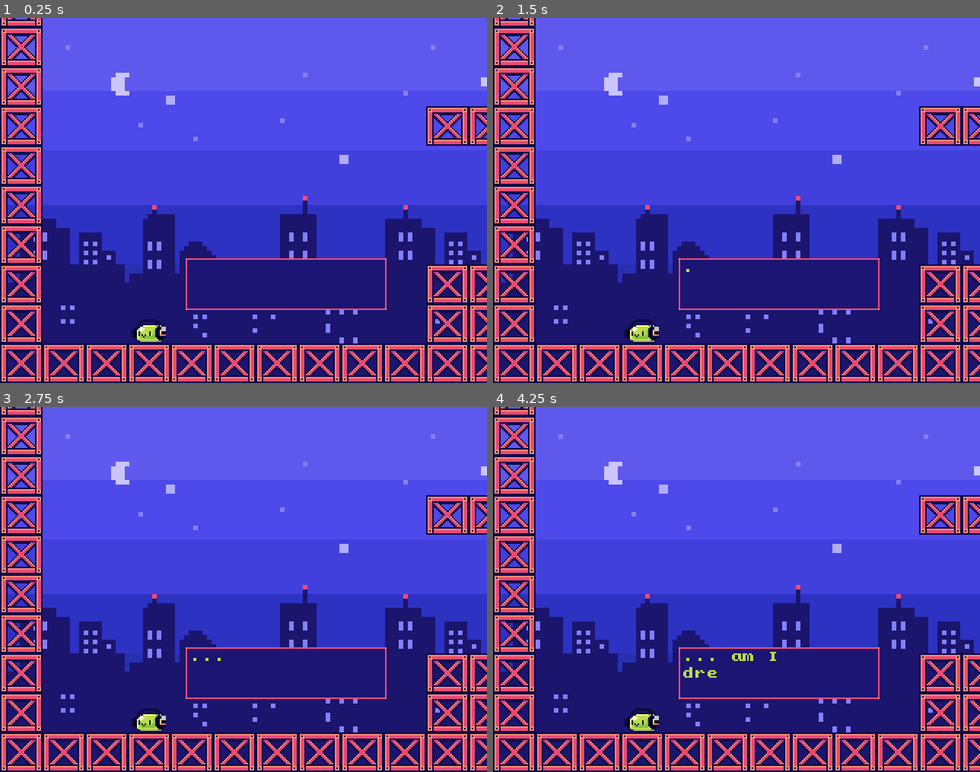
Above: before the commit, frames 1-4 (two rows, left to right).
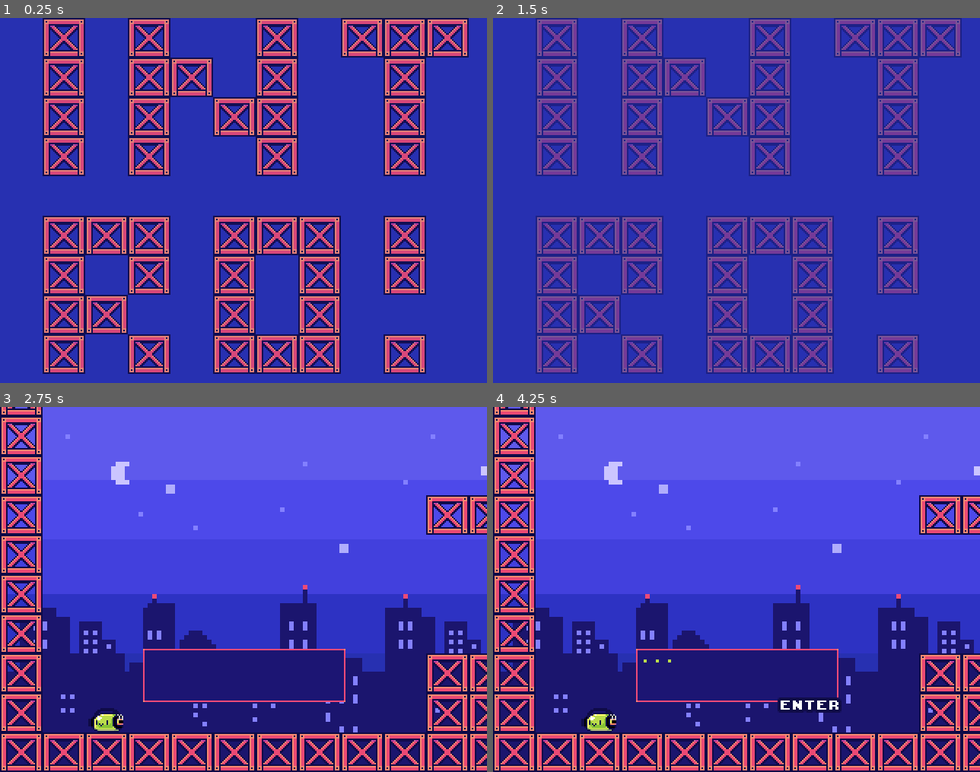
Above: after the commit, the same moments.

Repository: nikolawhallon/RobotDreams
Game: Godot game, scene res://Scenes/Game.tscn
Same seed, same stepped clock (60 frames per second), same inputs: the game is played once before the commit and once after it.
Inputs:
- Up to frame 1 (0.25 s): no input
- Up to frame 2 (1.5 s): tap Enter (next) at 0.5, 1.35 s; hold D from 0.53 s (still down); tap Ctrl (bomb) at 0.6 s; tap Space (jump) at 0.77 s
- Up to frame 3 (2.75 s): tap Space (jump) at 1.52 s; release D at 2.03 s; hold A from 2.03 s (still down); tap Ctrl (bomb) at 2.1 s
- Up to frame 4 (4.25 s): release A at 2.78 s; hold D from 2.78 s (still down); tap Enter (next) at 2.85 s; tap Space (jump) at 3.02, 3.5, 3.77 s; tap Ctrl (bomb) at 3.6 s

The runs differ from the first frame. In frame 1, 92% of the frame differs, in the area x 0-100%, y 0-100%; in frame 2, 90%; in frame 3, 2.1%; in frame 4, 2.7%.

Commit message:
added intro placeholder and a hint area

Diff:
--- /dev/null
+++ b/Resources/context_sensitive_text.tres
@@ -0,0 +1,12 @@
+[gd_resource type="Theme" load_steps=3 format=2]
+
+[ext_resource path="res://Assets/Font/kongtext.ttf" type="DynamicFontData" id=1]
+
+[sub_resource type="DynamicFont" id=3]
+size = 8
+outline_size = 2
+outline_color = Color( 0.0588235, 0.0431373, 0.278431, 1 )
+font_data = ExtResource( 1 )
+
+[resource]
+default_font = SubResource( 3 )
--- /dev/null
+++ b/Scenes/CityScape.tscn
@@ -0,0 +1,12 @@
+[gd_scene load_steps=2 format=2]
+
+[ext_resource path="res://Assets/background.png" type="Texture" id=1]
+
+[node name="CityScape" type="ParallaxBackground"]
+
+[node name="ParallaxLayer" type="ParallaxLayer" parent="."]
+motion_scale = Vector2( 0, 0 )
+
+[node name="Sprite" type="Sprite" parent="ParallaxLayer"]
+scale = Vector2( 3, 3 )
+texture = ExtResource( 1 )
--- a/Scenes/Game.gd
+++ b/Scenes/Game.gd
@@ -3,9 +3,9 @@
 var level = 0
 
 func _ready():
-	# TODO: instead of loading level 1, load the initial (cut)scene
-	level += 1
-	load_level("res://Scenes/Level1.tscn")
+	var intro = load("res://Scenes/Intro.tscn").instance()
+	add_child(intro)
+	intro.connect("start_levels", self, "_on_Intro_start_levels")
 
 func load_level(path):
 	print("loading level " + path)
@@ -24,3 +24,11 @@
 		load_level("res://Scenes/Level2.tscn")
 	if level == 2:
 		print("go to final scene?")
+
+func _on_Intro_start_levels():
+	var cutscenes = get_tree().get_nodes_in_group("Cutscene")
+	for cutscene in cutscenes:
+		cutscene.queue_free()
+
+	level += 1
+	load_level("res://Scenes/Level1.tscn")
--- a/Scenes/Game.tscn
+++ b/Scenes/Game.tscn
@@ -1,16 +1,6 @@
-[gd_scene load_steps=3 format=2]
+[gd_scene load_steps=2 format=2]
 
-[ext_resource path="res://Assets/background.png" type="Texture" id=2]
 [ext_resource path="res://Scenes/Game.gd" type="Script" id=3]
 
 [node name="Game" type="Node"]
 script = ExtResource( 3 )
-
-[node name="ParallaxBackground" type="ParallaxBackground" parent="."]
-
-[node name="ParallaxLayer" type="ParallaxLayer" parent="ParallaxBackground"]
-motion_scale = Vector2( 0, 0 )
-
-[node name="Sprite" type="Sprite" parent="ParallaxBackground/ParallaxLayer"]
-scale = Vector2( 3, 3 )
-texture = ExtResource( 2 )
--- /dev/null
+++ b/Scenes/HintArea.gd
@@ -0,0 +1,9 @@
+extends Area2D
+
+func _on_Hint_body_entered(body):
+	if body.is_in_group("Player"):
+		visible = true
+
+func _on_Hint_body_exited(body):
+	if body.is_in_group("Player"):
+		visible = false
--- /dev/null
+++ b/Scenes/Intro.gd
@@ -0,0 +1,9 @@
+extends Node2D
+
+signal start_levels
+
+func _on_FadeoutTimer_timeout():
+	modulate.a -= 0.02
+
+	if modulate.a <= 0.0:
+		emit_signal("start_levels")
--- /dev/null
+++ b/Scenes/Intro.tscn
@@ -0,0 +1,23 @@
+[gd_scene load_steps=3 format=2]
+
+[ext_resource path="res://Resources/tileset.tres" type="TileSet" id=1]
+[ext_resource path="res://Scenes/Intro.gd" type="Script" id=2]
+
+[node name="Intro" type="Node2D" groups=["Cutscene"]]
+script = ExtResource( 2 )
+
+[node name="TileMap" type="TileMap" parent="."]
+tile_set = ExtResource( 1 )
+cell_size = Vector2( 28, 26 )
+format = 1
+tile_data = PoolIntArray( 1, 0, 0, 3, 0, 0, 6, 0, 0, 8, 0, 0, 9, 0, 0, 10, 0, 0, 65537, 0, 0, 65539, 0, 0, 65540, 0, 0, 65542, 0, 0, 65545, 0, 0, 131073, 0, 0, 131075, 0, 0, 131077, 0, 0, 131078, 0, 0, 131081, 0, 0, 196609, 0, 0, 196611, 0, 0, 196614, 0, 0, 196617, 0, 0, 327681, 0, 0, 327682, 0, 0, 327683, 0, 0, 327685, 0, 0, 327686, 0, 0, 327687, 0, 0, 327689, 0, 0, 393217, 0, 0, 393219, 0, 0, 393221, 0, 0, 393223, 0, 0, 393225, 0, 0, 458753, 0, 0, 458754, 0, 0, 458757, 0, 0, 458759, 0, 0, 524289, 0, 0, 524291, 0, 0, 524293, 0, 0, 524294, 0, 0, 524295, 0, 0, 524297, 0, 0 )
+
+[node name="FadeoutTimer" type="Timer" parent="."]
+wait_time = 0.05
+autostart = true
+
+[node name="Camera2D" type="Camera2D" parent="."]
+offset = Vector2( 160, 120 )
+current = true
+
+[connection signal="timeout" from="FadeoutTimer" to="." method="_on_FadeoutTimer_timeout"]
--- a/Scenes/Level1.gd
+++ b/Scenes/Level1.gd
@@ -5,7 +5,7 @@
 	var text_box = load("res://Scenes/TextBox.tscn").instance()
 	add_child(text_box)
 	text_box.global_position = $Player.global_position + Vector2(24, -48)
-	text_box.initialize(["...", "... am I dreaming? ...", "I did just fall asleep...", "How do I wake up? ..."])
+	text_box.initialize(["...", "... am I dreaming? ...", "I did just fall asleep...", "How do I wake up? ...", "Wait, I remember now...", "Falling from high places will wake me up!"])
 	text_box.connect("tree_exiting", self, "_on_TextBox_tree_exiting")
 
 func _on_TextBox_tree_exiting():
--- a/Scenes/Level1.tscn
+++ b/Scenes/Level1.tscn
@@ -1,11 +1,20 @@
-[gd_scene load_steps=4 format=2]
+[gd_scene load_steps=9 format=2]
 
 [ext_resource path="res://Resources/tileset.tres" type="TileSet" id=1]
 [ext_resource path="res://Scenes/Player.tscn" type="PackedScene" id=2]
 [ext_resource path="res://Scenes/Level1.gd" type="Script" id=3]
+[ext_resource path="res://Resources/context_sensitive_text.tres" type="Theme" id=4]
+[ext_resource path="res://Assets/arrow_up_right.png" type="Texture" id=5]
+[ext_resource path="res://Scenes/HintArea.gd" type="Script" id=6]
+[ext_resource path="res://Scenes/CityScape.tscn" type="PackedScene" id=7]
+
+[sub_resource type="RectangleShape2D" id=1]
+extents = Vector2( 50, 50 )
 
 [node name="Level1" type="Node2D" groups=["Level"]]
 script = ExtResource( 3 )
+
+[node name="CityScape" parent="." instance=ExtResource( 7 )]
 
 [node name="TileMap" type="TileMap" parent="."]
 tile_set = ExtResource( 1 )
@@ -13,8 +22,30 @@
 format = 1
 tile_data = PoolIntArray( 0, 0, 0, 16, 0, 0, 65536, 0, 0, 65552, 0, 0, 131072, 0, 0, 131088, 0, 0, 196608, 0, 0, 196618 …(652 unchanged characters)…
 
+[node name="Hint1" type="Area2D" parent="."]
+visible = false
+position = Vector2( 220, 180 )
+script = ExtResource( 6 )
+
+[node name="Sprite" type="Sprite" parent="Hint1"]
+texture = ExtResource( 5 )
+
+[node name="Label" type="Label" parent="Hint1/Sprite"]
+margin_left = 1.0
+margin_top = 7.0
+margin_right = 41.0
+margin_bottom = 15.0
+theme = ExtResource( 4 )
+text = "SPACE"
+
+[node name="CollisionShape2D" type="CollisionShape2D" parent="Hint1"]
+shape = SubResource( 1 )
+
 [node name="Player" parent="." instance=ExtResource( 2 )]
-position = Vector2( 98, 226 )
+position = Vector2( 70, 227 )
 camera_limit_bottom = 260
 camera_limit_left = 0
 camera_limit_right = 476
+
+[connection signal="body_entered" from="Hint1" to="Hint1" method="_on_Hint_body_entered"]
+[connection signal="body_exited" from="Hint1" to="Hint1" method="_on_Hint_body_exited"]
--- a/Scenes/Level2.tscn
+++ b/Scenes/Level2.tscn
@@ -1,10 +1,13 @@
-[gd_scene load_steps=4 format=2]
+[gd_scene load_steps=5 format=2]
 
 [ext_resource path="res://Resources/tileset.tres" type="TileSet" id=1]
 [ext_resource path="res://Scenes/Block.tscn" type="PackedScene" id=2]
 [ext_resource path="res://Scenes/Player.tscn" type="PackedScene" id=3]
+[ext_resource path="res://Scenes/CityScape.tscn" type="PackedScene" id=4]
 
 [node name="Level2" type="Node2D" groups=["Level"]]
+
+[node name="CityScape" parent="." instance=ExtResource( 4 )]
 
 [node name="TileMap" type="TileMap" parent="."]
 tile_set = ExtResource( 1 )
@@ -12,7 +15,7 @@
 format = 1
 tile_data = PoolIntArray( 0, 0, 0, 17, 0, 0, 65536, 0, 0, 65553, 0, 0, 131072, 0, 0, 131089, 0, 0, 196608, 0, 0, 196611 …(708 unchanged characters)…
 
-[node name="Block" parent="." instance=ExtResource( 2 )]
+[node name="Block1" parent="." instance=ExtResource( 2 )]
 position = Vector2( 210, 169 )
 
 [node name="Block2" parent="." instance=ExtResource( 2 )]
--- a/Scenes/Player.tscn
+++ b/Scenes/Player.tscn
@@ -6,7 +6,7 @@
 [sub_resource type="RectangleShape2D" id=1]
 extents = Vector2( 11.5, 8 )
 
-[node name="Player" type="KinematicBody2D"]
+[node name="Player" type="KinematicBody2D" groups=["Player"]]
 script = ExtResource( 2 )
 
 [node name="Sprite" type="Sprite" parent="."]
--- a/Scenes/TextBox.gd
+++ b/Scenes/TextBox.gd
@@ -31,7 +31,7 @@
 	$ScrollTimer.start()
 
 func _on_ScrollTimer_timeout():
-	$Label.percent_visible += 0.02
+	$Label.percent_visible += 0.05
 
 	if $Label.percent_visible == 1.0:
 		$ScrollTimer.stop()
--- a/Scenes/TextBox.tscn
+++ b/Scenes/TextBox.tscn
@@ -1,8 +1,9 @@
-[gd_scene load_steps=8 format=2]
+[gd_scene load_steps=7 format=2]
 
 [ext_resource path="res://Assets/Font/kongtext.ttf" type="DynamicFontData" id=1]
 [ext_resource path="res://Assets/text_box.png" type="Texture" id=2]
 [ext_resource path="res://Scenes/TextBox.gd" type="Script" id=3]
+[ext_resource path="res://Resources/context_sensitive_text.tres" type="Theme" id=4]
 
 [sub_resource type="DynamicFont" id=1]
 size = 8
@@ -11,21 +12,12 @@
 [sub_resource type="Theme" id=2]
 default_font = SubResource( 1 )
 
-[sub_resource type="DynamicFont" id=3]
-size = 8
-outline_size = 2
-outline_color = Color( 0.0588235, 0.0431373, 0.278431, 1 )
-font_data = ExtResource( 1 )
-
-[sub_resource type="Theme" id=4]
-default_font = SubResource( 3 )
-
 [node name="TextBox" type="Node2D"]
 script = ExtResource( 3 )
 
 [node name="NinePatchRect" type="NinePatchRect" parent="."]
-margin_right = 132.0
-margin_bottom = 34.0
+margin_right = 133.0
+margin_bottom = 35.0
 texture = ExtResource( 2 )
 patch_margin_left = 3
 patch_margin_top = 3
@@ -35,8 +27,8 @@
 [node name="Label" type="Label" parent="."]
 margin_left = 2.0
 margin_top = 2.0
-margin_right = 130.0
-margin_bottom = 32.0
+margin_right = 131.0
+margin_bottom = 33.0
 theme = SubResource( 2 )
 custom_colors/font_color = Color( 0.733333, 0.862745, 0.294118, 1 )
 text = "yxxxxxxxxxxxxxxxxxxxxxxxxxxxxxxxxxxxxxxxxxxxxxxy"
@@ -48,11 +40,11 @@
 
 [node name="EnterLabel" type="Label" parent="."]
 visible = false
-margin_left = 92.0
+margin_left = 94.0
 margin_top = 33.0
-margin_right = 132.0
+margin_right = 134.0
 margin_bottom = 41.0
-theme = SubResource( 4 )
+theme = ExtResource( 4 )
 text = "ENTER"
 
 [node name="EnterBlinkTimer" type="Timer" parent="."]
Binary file added: Assets/arrow_up_right.png
Not shown, added: Assets/arrow_up_right.png.import
